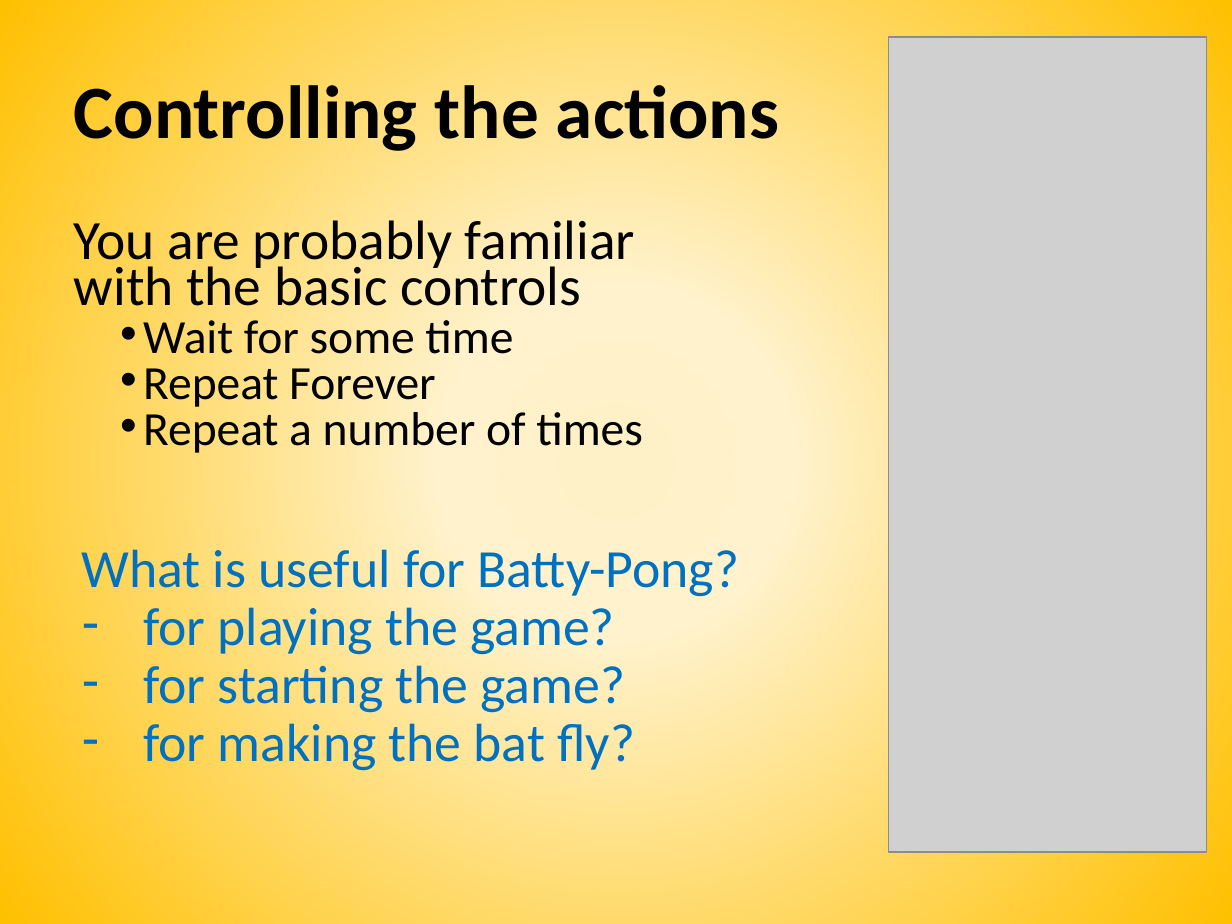
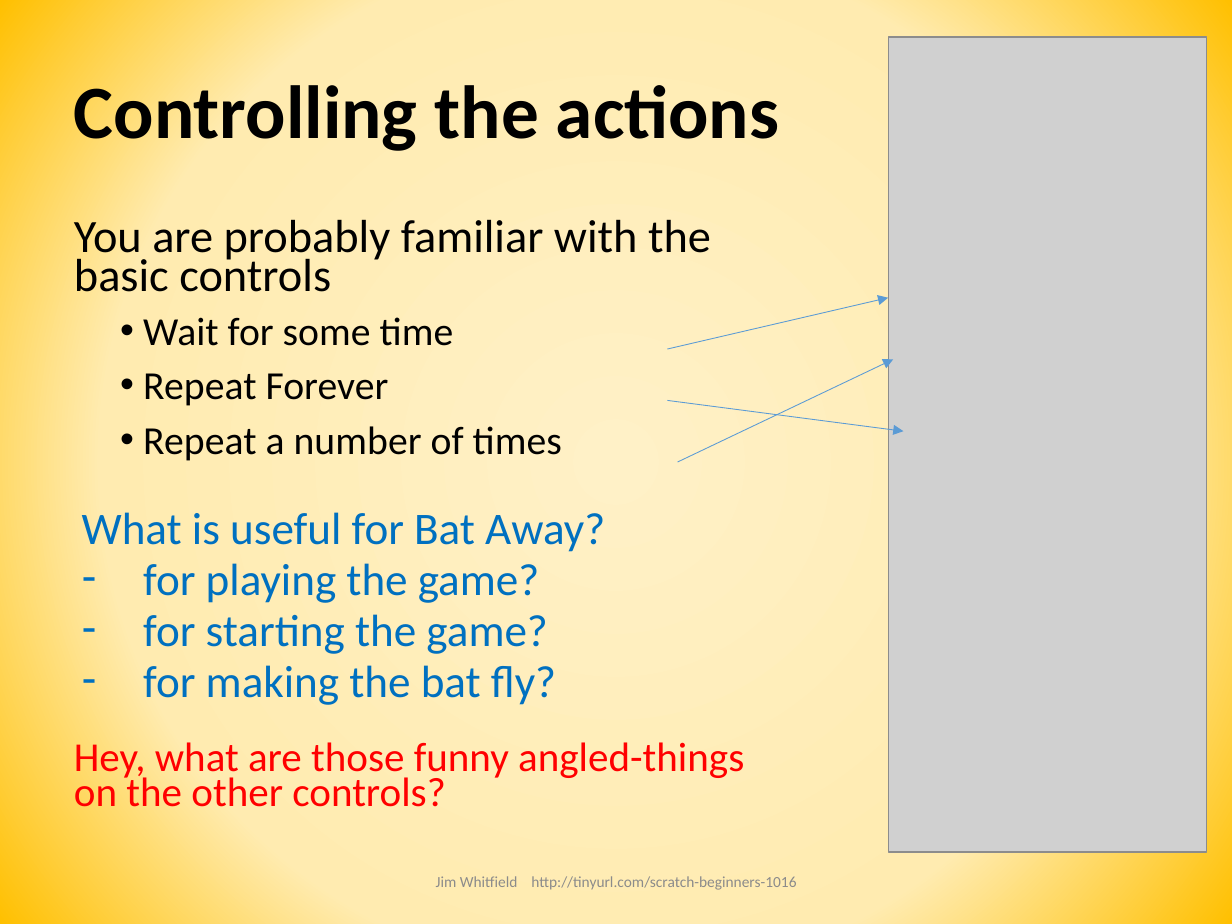
Before and after one commit to joedean/beginner-scratch, a slide deck: slide 8 of CoderDojo Beginner Scratch Session.pptx. Drawn at 1232x924 pixels with LibreOffice and Linux fonts; fonts in the diff are those of the drawing; grey boxes stand for pictures. Boxes give left, top, right and bottom in pixels: in the first picture for what was removed or moved away, otherwise in the second. Text is boxed around its words. In the diff, an @@ line names an element or a change of style, - is before the commit and + after.

```diff
--- a/CoderDojo Beginner Scratch Session.pptx
+++ b/CoderDojo Beginner Scratch Session.pptx
@@ background gradient #FFF1C7 to #FFF2CC to #FFC000 to gradient #FFF1C7 to #FFEBB0 to #FFC000 @@
@@ text at (x1=74, y1=219, x2=711, y2=705): size 32.4 to 27.1 pt in "You are probably familiar with the basic ..."; size 27.8 to 23.2 pt in "Wait for some time", "Repeat Forever", "Repeat a number of times"; size 31.4 to 26.4 pt in "for playing the game?", "for starting the game?", "for making the bat fly?"; line spacing 0.7 to 1 @@
@@ arrow added from (668, 349) to (888, 298), #5B9BD5 0.5 pt @@
@@ arrow added from (678, 462) to (893, 360), #5B9BD5 0.5 pt @@
@@ arrow added from (668, 400) to (903, 431), #5B9BD5 0.5 pt @@
@@ text at (x1=82, y1=512, x2=605, y2=552): text changed; size 31.4 to 26.4 pt @@
-What is useful for Batty-Pong?
+What is useful for Bat Away?
@@ text at (x1=74, y1=742, x2=744, y2=807): paragraph added @@
+Hey, what are those funny angled-things on the other controls?
@@ text added at (x1=436, y1=876, x2=796, y2=890), 9 pt, text #8C8C8C @@
+Jim Whitfield http://tinyurl.com/scratch-beginners-1016
```
Also in this commit, not shown: 24 other slides changed.
